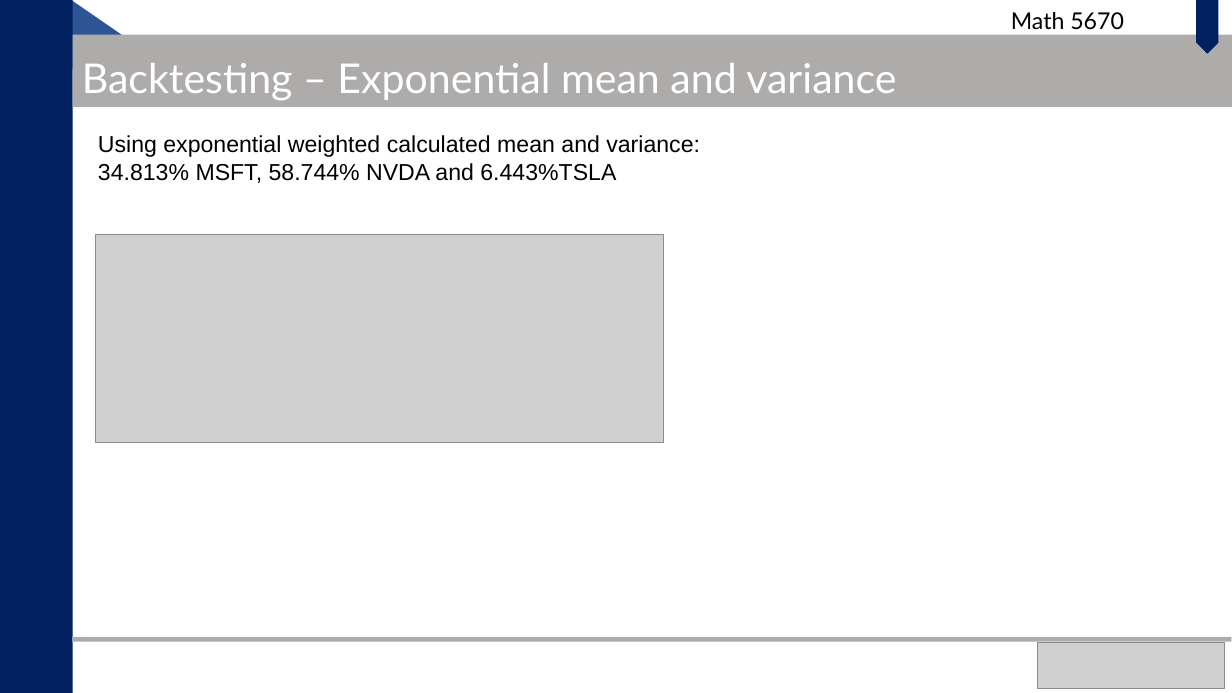
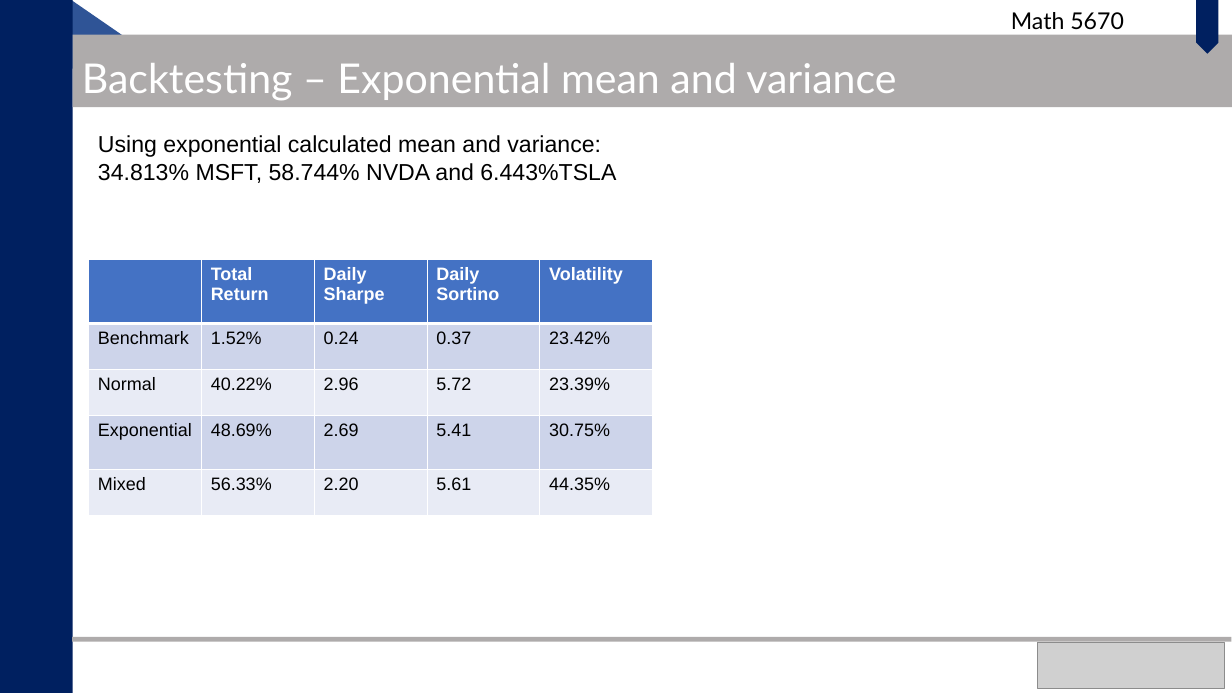
Before and after one commit to yellowzijian/Math5670_Final_Project, a slide deck: slide 20 of Math_5671_Zijian_Lubing.pptx. Drawn at 1232x693 pixels with LibreOffice and Linux fonts; fonts in the diff are those of the drawing; grey boxes stand for pictures. Boxes give left, top, right and bottom in pixels: in the first picture for what was removed or moved away, otherwise in the second. Text is boxed around its words. In the diff, an @@ line names an element or a change of style, - is before the commit and + after.

Commit message:
Typo fixed

```diff
--- a/Math_5671_Zijian_Lubing.pptx
+++ b/Math_5671_Zijian_Lubing.pptx
@@ text at <box>98,135,601,157</box>: text changed @@
-Using exponential weighted calculated mean and variance:
+Using exponential calculated mean and variance:
@@ picture removed at <box>95,234,664,442</box> @@
@@ table added at <box>89,259,653,516</box>, 5 rows, 5 columns @@
+ | Total Return | Daily Sharpe | Daily Sortino | Volatility
+Benchmark | 1.52% | 0.24 | 0.37 | 23.42%
+Normal | 40.22% | 2.96 | 5.72 | 23.39%
+Exponential | 48.69% | 2.69 | 5.41 | 30.75%
+Mixed | 56.33% | 2.20 | 5.61 | 44.35%
```
Also in this commit, not shown: 11 other slides changed.
